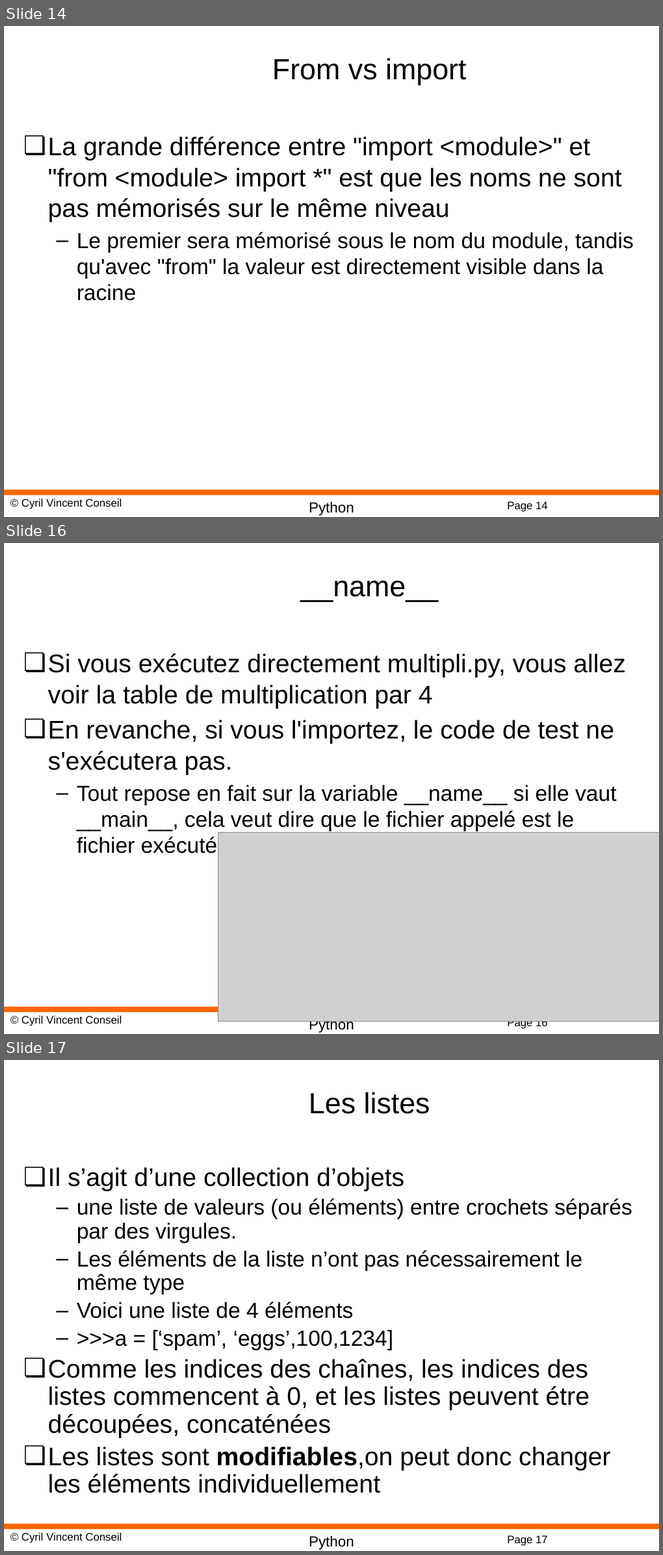
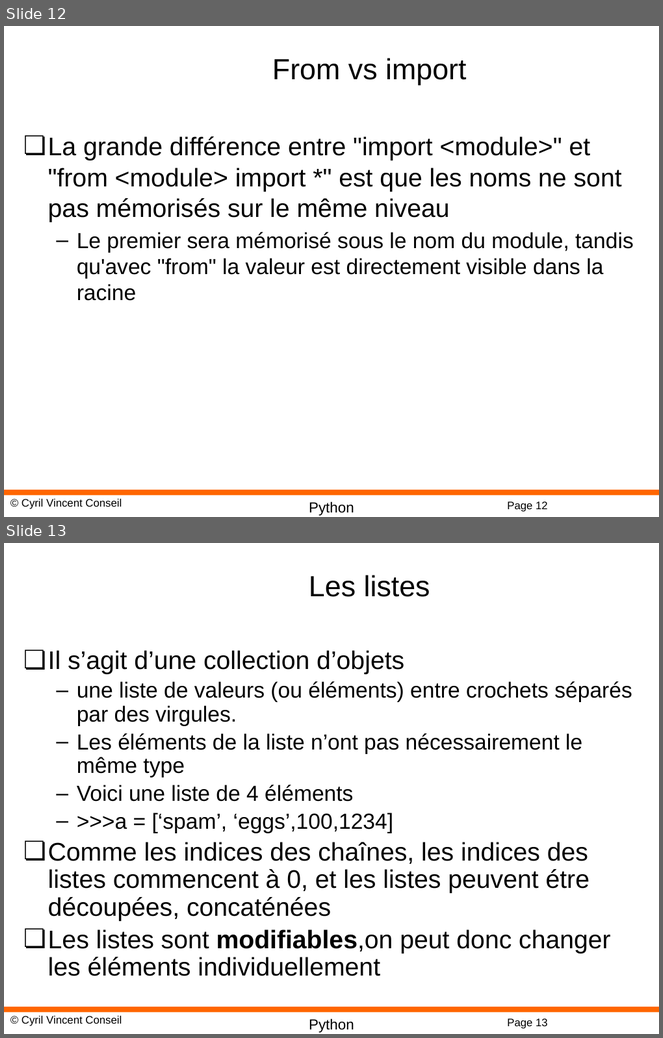
Before and after one commit to cyrilvincent/math, a slide deck: ppt/PythonMath02-Python.pptx. Shown one above the other, each under a label of ours: slides 14, 16 and 17 before the commit, slides 12 and 13 after it; the slides between them are not shown. The pictures are 663x1555 and 663x1038 pixels, drawn with LibreOffice and Linux fonts; fonts in the diff are those of the drawing; grey boxes stand for pictures; background and template pictures are left out. Boxes give left, top, right and bottom in pixels: in the first picture for what was removed or moved away, otherwise in the second. Text is boxed around its words. In the diff, an @@ line names an element or a change of style, - is before the commit and + after.

```diff
--- a/ppt/PythonMath02-Python.pptx
+++ b/ppt/PythonMath02-Python.pptx
@@ slide 16 removed at <box>4,543,659,1034</box>, background #FFFFFF; not listed: 4 template elements that a slide beside it also shows @@
@@ title removed at <box>300,581,438,602</box> @@
-__name__
@@ text removed at <box>48,653,626,854</box> @@
-❏ Si vous exécutez directement multipli.py, vous allez voir la table de multiplication par 4
-❏ En revanche, si vous l'importez, le code de test ne s'exécutera pas.
-  – Tout repose en fait sur la variable __name__ si elle vaut __main__, cela veut dire que le fichier appelé est le fichier exécuté
@@ picture removed at <box>218,833,659,1021</box> @@
@@ what was slide 14 is now slide 12 @@
@@ page number at <box>507,502,548,512</box>: text changed @@
-Page 14
+Page 12
@@ what was slide 17 is now slide 13 @@
@@ page number at <box>507,1019,548,1029</box>: text changed @@
-Page 17
+Page 13
```
Also in this commit, not shown: 3 other slides removed, 1 other file.
